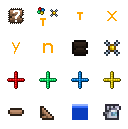
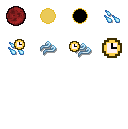
The second w=128, h=129 image is a revision of the first. Changes to its layers:
removed layer "Вставленный слой" over <box>72,104,88,120</box>
added layer "world" above "tile" over <box>6,6,122,58</box>
hid "tile", painted on it over <box>7,7,121,120</box>
